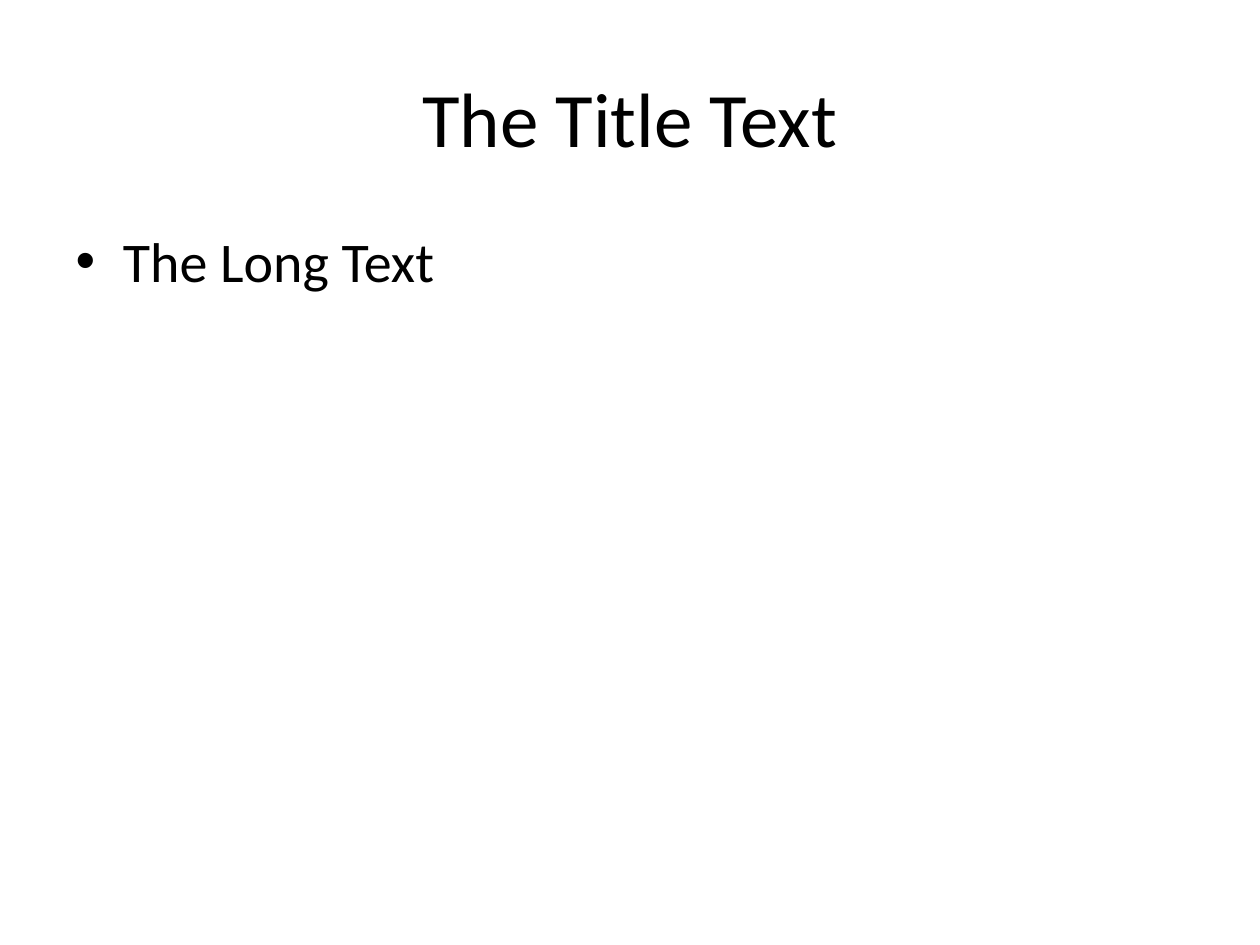
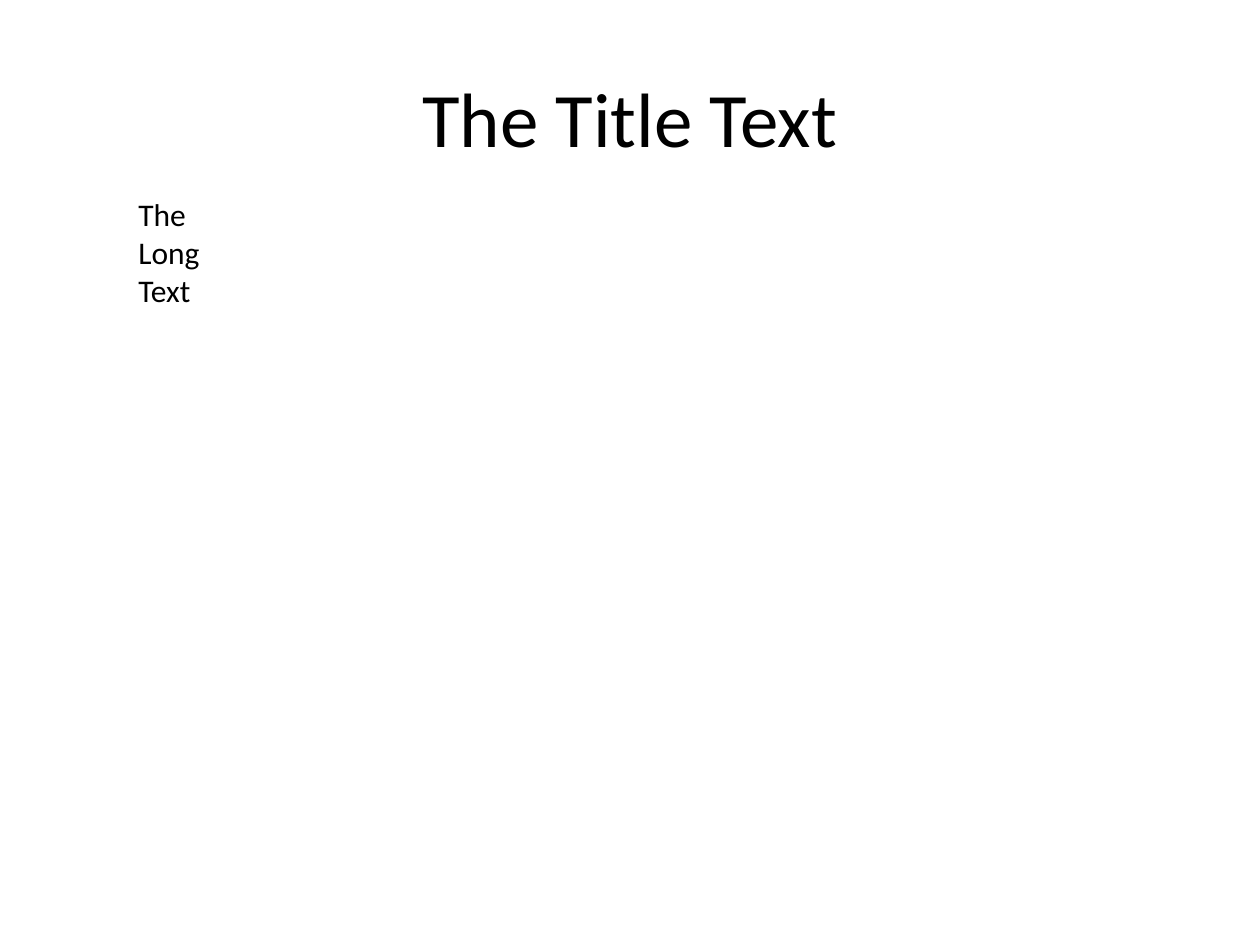
Before and after one commit to regosgabor2001/python-assessment, a slide deck: slide 2 of example.pptx. Drawn at 1260x945 pixels with LibreOffice and Linux fonts; fonts in the diff are those of the drawing. Boxes give left, top, right and bottom in pixels: in the first picture for what was removed or moved away, otherwise in the second. Text is boxed around its words. In the diff, an @@ line names an element or a change of style, - is before the commit and + after.

```diff
--- a/example.pptx
+++ b/example.pptx
@@ text "The Long Text": place and size @@
-text "The Long Text" at bbox=[123, 243, 435, 292]
+text "The Long Text" at bbox=[138, 204, 199, 303]
@@ text "The Long Text" at bbox=[138, 204, 199, 303]: size 32 to 18 pt; bullet • to none; less space between paragraphs @@
```
Also in this commit, not shown: 1 other slide changed.
